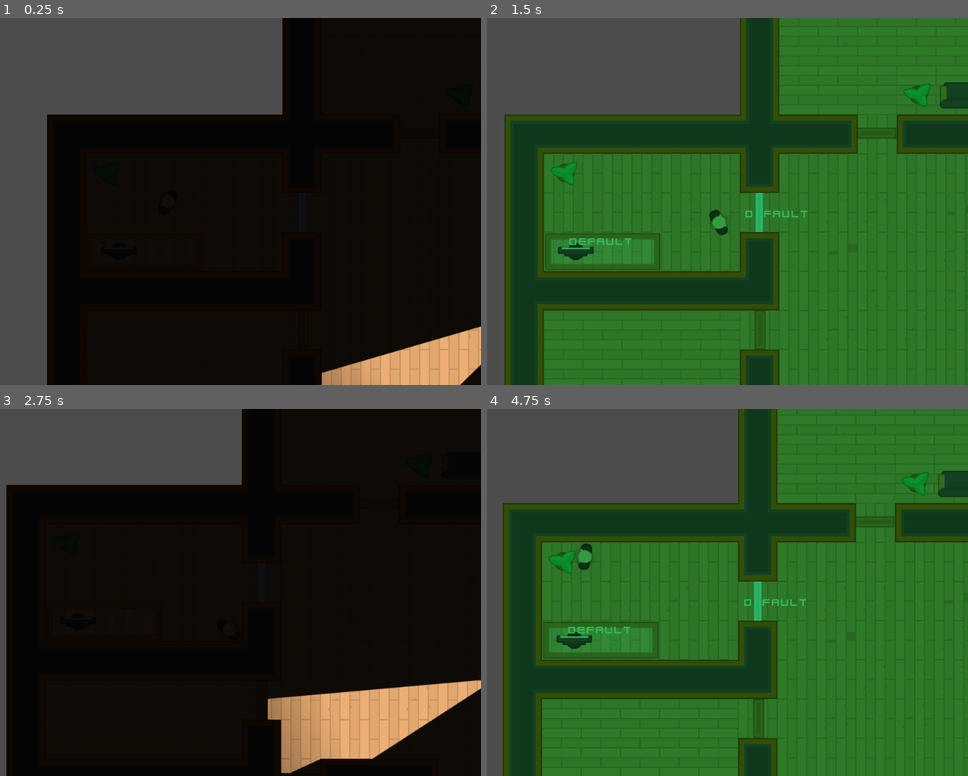
Above: before the commit, frames 1-4 (two rows, left to right).
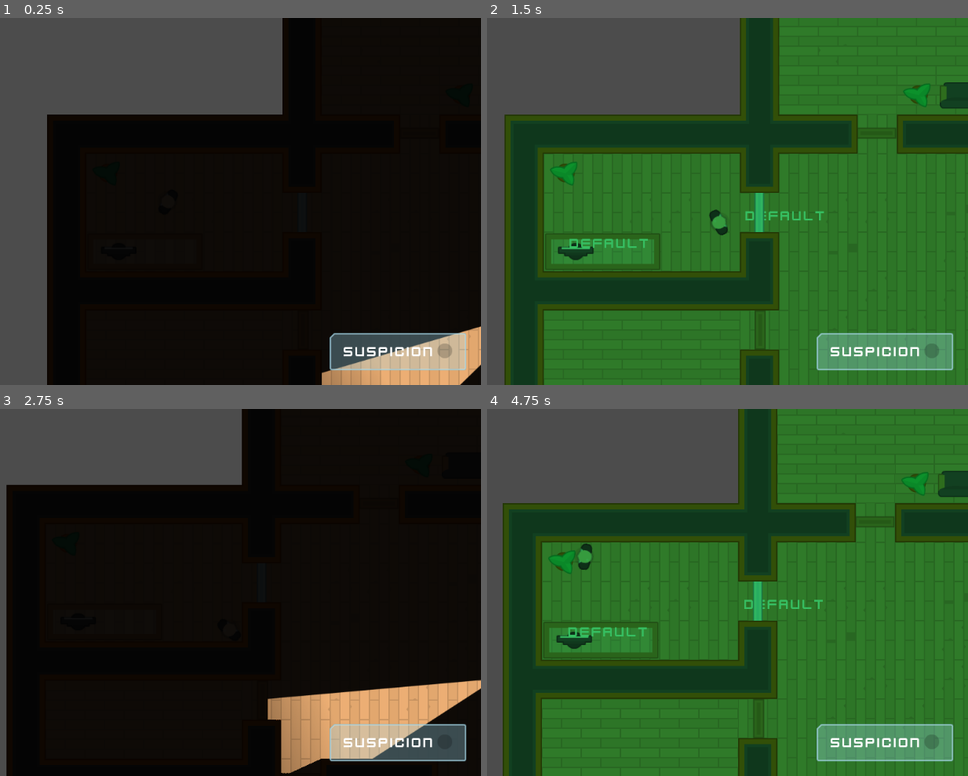
Above: after the commit, the same moments.

Repository: andrearomagnoli/godot-heist-meisters
Game: Godot game, scene res://Levels/Level1.tscn
The game is run twice, just before and just after one commit, with the same random seed, the same clock (stepped at 60 frames per second) and the same inputs.
Inputs (mouse positions are in pixels of both pictures, inside the frame that each line leads up to):
- Up to frame 1 (0.25 s): no input
- Up to frame 2 (1.5 s): tap Enter at 0.5 s; move the mouse to (790, 329) at 0.52 s; hold D (move_right) 0.53-1.28 s; tap F (toggle_vision_mode) at 0.6, 1.35 s; click (790, 329) at 0.67 s; move the mouse to (895, 131) at 1.27 s; hold S (move_down) from 1.28 s (still down); click (895, 131) at 1.42 s
- Up to frame 3 (2.75 s): move the mouse to (269, 585) at 2.02 s; release S (move_down) at 2.03 s; hold D (move_right) from 2.03 s (still down); tap F (toggle_vision_mode) at 2.1 s; click (269, 585) at 2.17 s
- Up to frame 4 (4.75 s): move the mouse to (563, 607) at 2.77 s; release D (move_right) at 2.78 s; hold W (move_up) 2.78-3.53 s; tap F (toggle_vision_mode) at 2.85, 3.6, 4.35 s; click (563, 607) at 2.92 s; move the mouse to (842, 647) at 3.52 s; hold A (move_left) from 3.53 s (still down); click (842, 647) at 3.67 s; move the mouse to (outside the picture) at 4.27 s; click (outside the picture) at 4.42 s

The runs differ from the first frame. In frame 1, 2.9% of the frame differs, in the area x 68-97%, y 85-97%; in frame 2, 3.3%; in frame 3, 2.9%; in frame 4, 3.4%, in the area x 16-98%, y 51-97%.

Commit message:
Add GUI suspicion meter

Diff:
--- a/Characters/NPCs/PlayerDetection.gd
+++ b/Characters/NPCs/PlayerDetection.gd
@@ -16,6 +16,7 @@
 func _process(delta):
 	if Player_in_FOV() and Player_in_LOS():
 		$Torch.color = RED
+		get_tree().call_group('SuspicionMeter', 'player_seen')
 	else:
 		$Torch.color = WHITE
 
--- /dev/null
+++ b/Interface/GUI.tscn
@@ -0,0 +1,68 @@
+[gd_scene load_steps=6 format=2]
+
+[ext_resource path="res://GFX/Interface/PNG/glassPanel_cornerTL.png" type="Texture" id=1]
+[ext_resource path="res://GFX/Interface/PNG/dot_shadow.png" type="Texture" id=2]
+[ext_resource path="res://Interface/theme.tres" type="Theme" id=3]
+[ext_resource path="res://GFX/Interface/PNG/dotRed.png" type="Texture" id=4]
+[ext_resource path="res://Interface/SuspicionMeter.gd" type="Script" id=5]
+
+[node name="GUI" type="CanvasLayer"]
+
+[node name="Control" type="Control" parent="."]
+anchor_right = 1.0
+anchor_bottom = 1.0
+mouse_filter = 2
+theme = ExtResource( 3 )
+__meta__ = {
+"_edit_use_anchors_": false
+}
+
+[node name="NinePatchRect" type="NinePatchRect" parent="Control"]
+anchor_left = 1.0
+anchor_top = 1.0
+anchor_right = 1.0
+anchor_bottom = 1.0
+margin_left = -247.0
+margin_top = -85.0
+margin_right = -24.0
+margin_bottom = -24.0
+texture = ExtResource( 1 )
+patch_margin_left = 20
+patch_margin_top = 20
+patch_margin_right = 20
+patch_margin_bottom = 20
+__meta__ = {
+"_edit_use_anchors_": false,
+"_editor_description_": ""
+}
+
+[node name="CenterContainer" type="CenterContainer" parent="Control/NinePatchRect"]
+anchor_right = 1.0
+anchor_bottom = 1.0
+__meta__ = {
+"_edit_use_anchors_": false
+}
+
+[node name="HBoxContainer" type="HBoxContainer" parent="Control/NinePatchRect/CenterContainer"]
+margin_left = 23.0
+margin_top = 17.0
+margin_right = 200.0
+margin_bottom = 44.0
+
+[node name="Label" type="Label" parent="Control/NinePatchRect/CenterContainer/HBoxContainer"]
+margin_right = 149.0
+margin_bottom = 27.0
+text = "suspicion"
+
+[node name="SuspicionMeter" type="TextureProgress" parent="Control/NinePatchRect/CenterContainer/HBoxContainer" groups=[
+"SuspicionMeter",
+]]
+margin_left = 153.0
+margin_right = 177.0
+margin_bottom = 27.0
+step = 1.0
+value = 11.0
+texture_under = ExtResource( 2 )
+texture_progress = ExtResource( 4 )
+fill_mode = 4
+script = ExtResource( 5 )
--- /dev/null
+++ b/Interface/SuspicionMeter.gd
@@ -0,0 +1,22 @@
+extends TextureProgress
+
+export var suspicion_multiplier = 2.2
+
+
+func _ready():
+	value = 0
+
+
+func _process(delta):
+	value -= step
+
+
+func player_seen():
+	value += step * suspicion_multiplier
+
+	if value == max_value:
+		end_game()
+
+
+func end_game():
+	get_tree().quit()
--- a/Interface/theme.tres
+++ b/Interface/theme.tres
@@ -6,7 +6,7 @@
 [ext_resource path="res://Interface/button_pressed_style.tres" type="StyleBox" id=4]
 
 [sub_resource type="DynamicFont" id=1]
-size = 18
+size = 23
 font_data = ExtResource( 1 )
 
 [resource]
--- a/Levels/TemplateLevel.tscn
+++ b/Levels/TemplateLevel.tscn
@@ -1,9 +1,10 @@
-[gd_scene load_steps=24 format=2]
+[gd_scene load_steps=25 format=2]
 
 [ext_resource path="res://Tiles/Tiles.tres" type="TileSet" id=1]
 [ext_resource path="res://Characters/Player.tscn" type="PackedScene" id=2]
 [ext_resource path="res://GFX/Tilesheet/tilesheet_complete.png" type="Texture" id=3]
 [ext_resource path="res://Interface/VisionMode.tscn" type="PackedScene" id=4]
+[ext_resource path="res://Interface/GUI.tscn" type="PackedScene" id=5]
 
 [sub_resource type="OccluderPolygon2D" id=1]
 polygon = PoolVector2Array( 0, 0, 64, 0, 64, 64, 0, 64 )
@@ -298,3 +299,5 @@
 [node name="Doors" type="Node" parent="."]
 
 [node name="LockedDoors" type="Node" parent="."]
+
+[node name="GUI" parent="." instance=ExtResource( 5 )]
